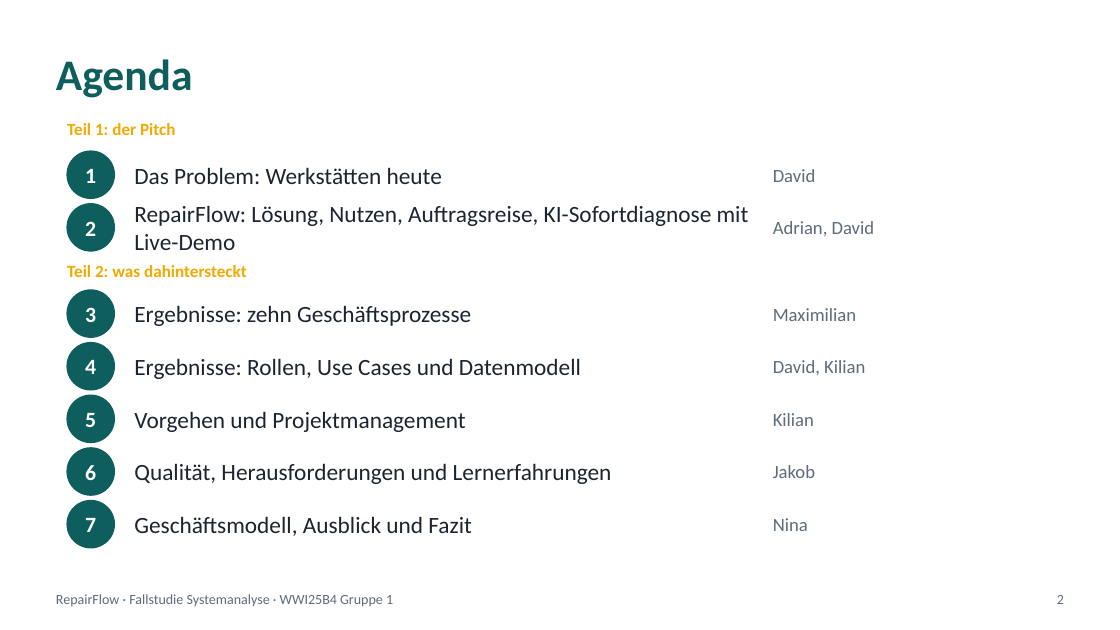
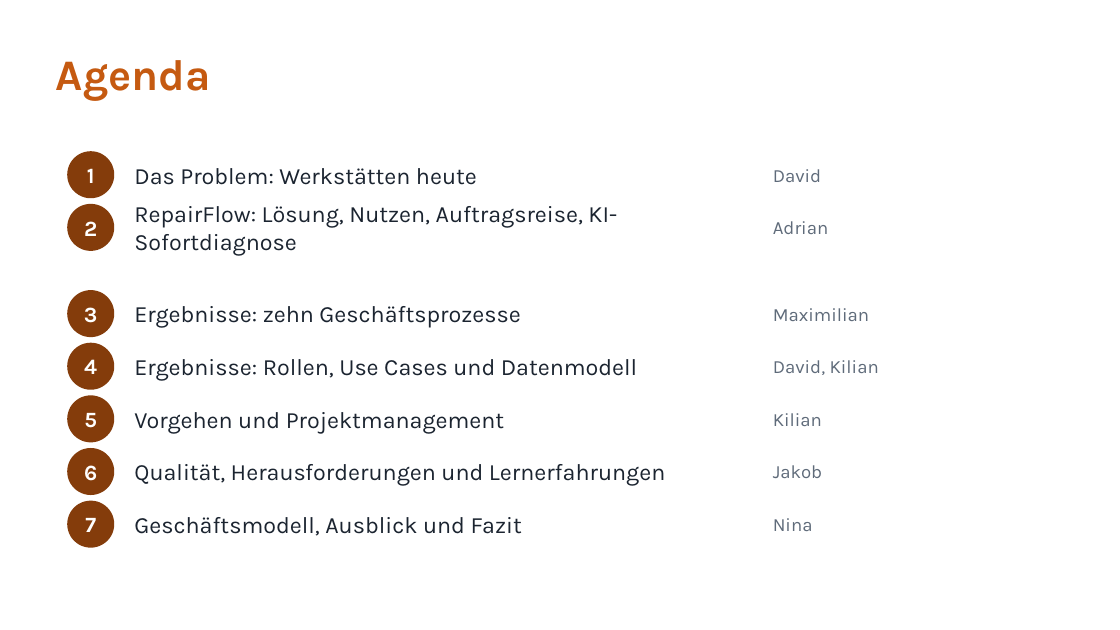
Before and after one commit to jakobschwan123-cmd/casestudy-semester-3, a slide deck: slide 2 of 4_praesentation/Abschlusspraesentation.pptx. Drawn at 1120x630 pixels with LibreOffice and Linux fonts; fonts in the diff are those of the drawing. Boxes give left, top, right and bottom in pixels: in the first picture for what was removed or moved away, otherwise in the second. Text is boxed around its words. In the diff, an @@ line names an element or a change of style, - is before the commit and + after.

```diff
--- a/4_praesentation/Abschlusspraesentation.pptx
+++ b/4_praesentation/Abschlusspraesentation.pptx
@@ text "Agenda" at [56, 60, 211, 101]: font Calibri to Karla, text colour #0E5E5E to #C55A11 @@
@@ text removed at [67, 123, 175, 135] @@
-Teil 1: der Pitch
@@ text at [134, 206, 617, 256]: text changed; font Calibri to Karla @@
-RepairFlow: Lösung, Nutzen, Auftragsreise, KI-Sofortdiagnose mit Live-Demo
+RepairFlow: Lösung, Nutzen, Auftragsreise, KI-Sofortdiagnose
@@ text at [773, 221, 829, 234]: text changed; font Calibri to Karla @@
-Adrian, David
+Adrian
@@ text removed at [67, 265, 247, 277] @@
-Teil 2: was dahintersteckt
@@ fill #0E5E5E to #843C0B; outline #0E5E5E 1 pt to none in 7 elements at [67, 151, 114, 198], [67, 204, 114, 251], [67, 290, 114, 337], [67, 343, 114, 390], [67, 395, 114, 442], [67, 448, 114, 495], [67, 501, 114, 548] @@
@@ font Calibri to Karla in 19 elements at [87, 168, 95, 183], [134, 168, 477, 185], [773, 169, 822, 182], [84, 221, 97, 236], [84, 307, 98, 323], [134, 306, 520, 328], [773, 308, 869, 321], [84, 359, 97, 374], [134, 359, 637, 380], [773, 360, 879, 375], [84, 413, 97, 428], [134, 412, 504, 433], [773, 413, 822, 426], [84, 465, 97, 481], [134, 464, 665, 486], [773, 465, 823, 478], [85, 518, 96, 532], [134, 517, 522, 536], [773, 518, 813, 531] @@
@@ text removed at [56, 594, 393, 607] @@
-RepairFlow · Fallstudie Systemanalyse · WWI25B4 Gruppe 1
@@ text removed at [1057, 595, 1064, 604] @@
-2
```
Also in this commit, not shown: 16 other slides changed, 1 slide added, 1 slide removed.
